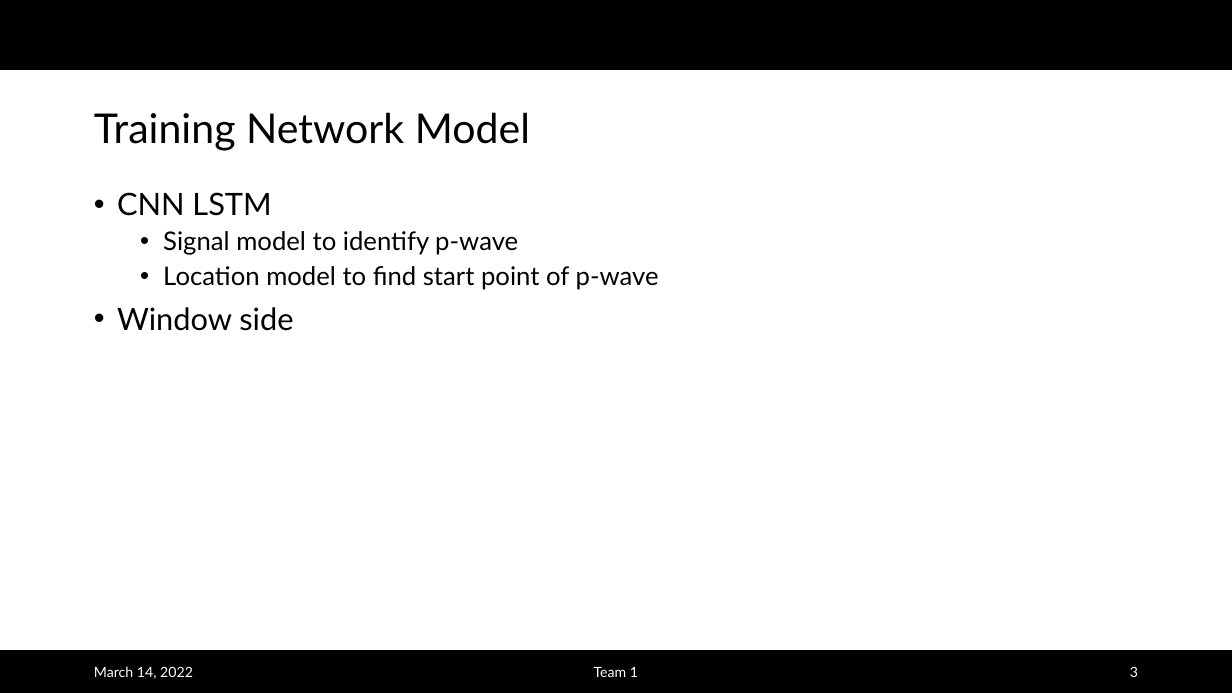
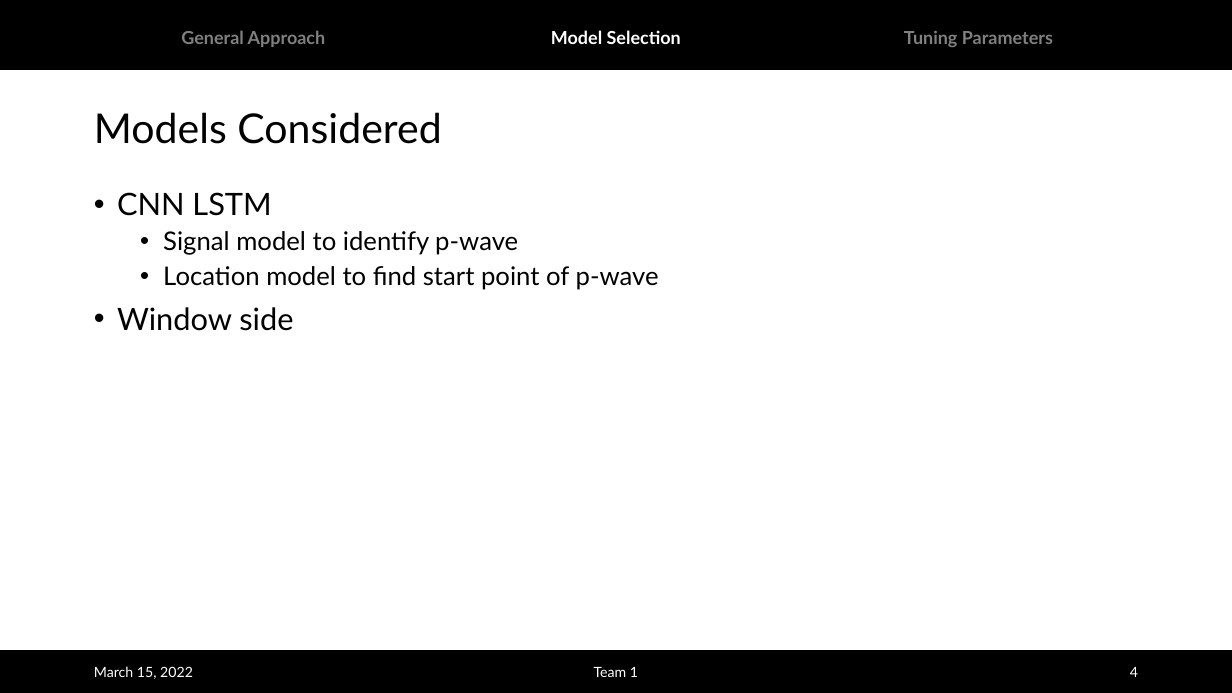
Before and after one commit to albertlk/grillochallenge, a slide deck: slide 4 of Challenge_Team1.pptx (slide 3 before the commit). Drawn at 1232x693 pixels with LibreOffice and Linux fonts; fonts in the diff are those of the drawing; background and template pictures are left out. Boxes give left, top, right and bottom in pixels: in the first picture for what was removed or moved away, otherwise in the second. Text is boxed around its words. In the diff, an @@ line names an element or a change of style, - is before the commit and + after.

```diff
--- a/Challenge_Team1.pptx
+++ b/Challenge_Team1.pptx
@@ text added at (181, 30, 326, 47), 14 pt, text #808080, bold @@
+General Approach
@@ text added at (551, 30, 681, 44), 14 pt, text #FFFFFF, bold @@
+Model Selection
@@ text added at (904, 31, 1053, 47), 14 pt, text #808080, bold @@
+Tuning Parameters
@@ title at (94, 112, 441, 144): text changed @@
-Training Network Model
+Models Considered
@@ text at (94, 666, 193, 679): text changed @@
-March 14, 2022
+March 15, 2022
@@ page number at (1130, 667, 1138, 677): text changed @@
-3
+4
```
Also in this commit, not shown: 2 other slides changed, 3 slides added, 1 slide removed, 1 other file.
